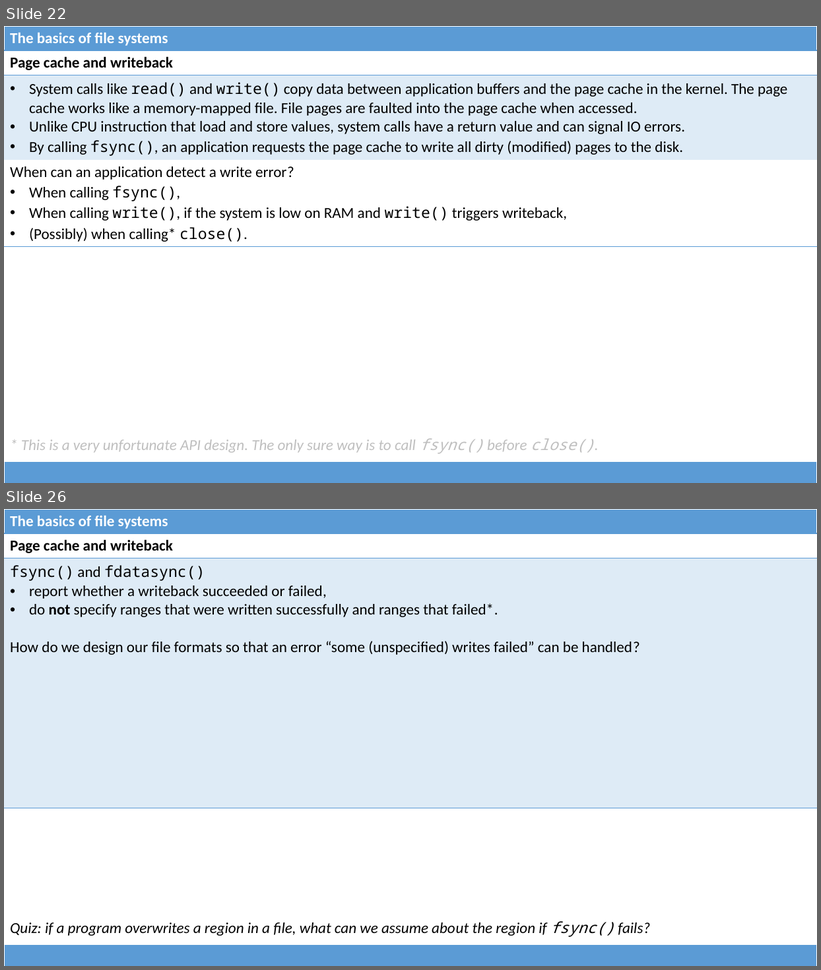
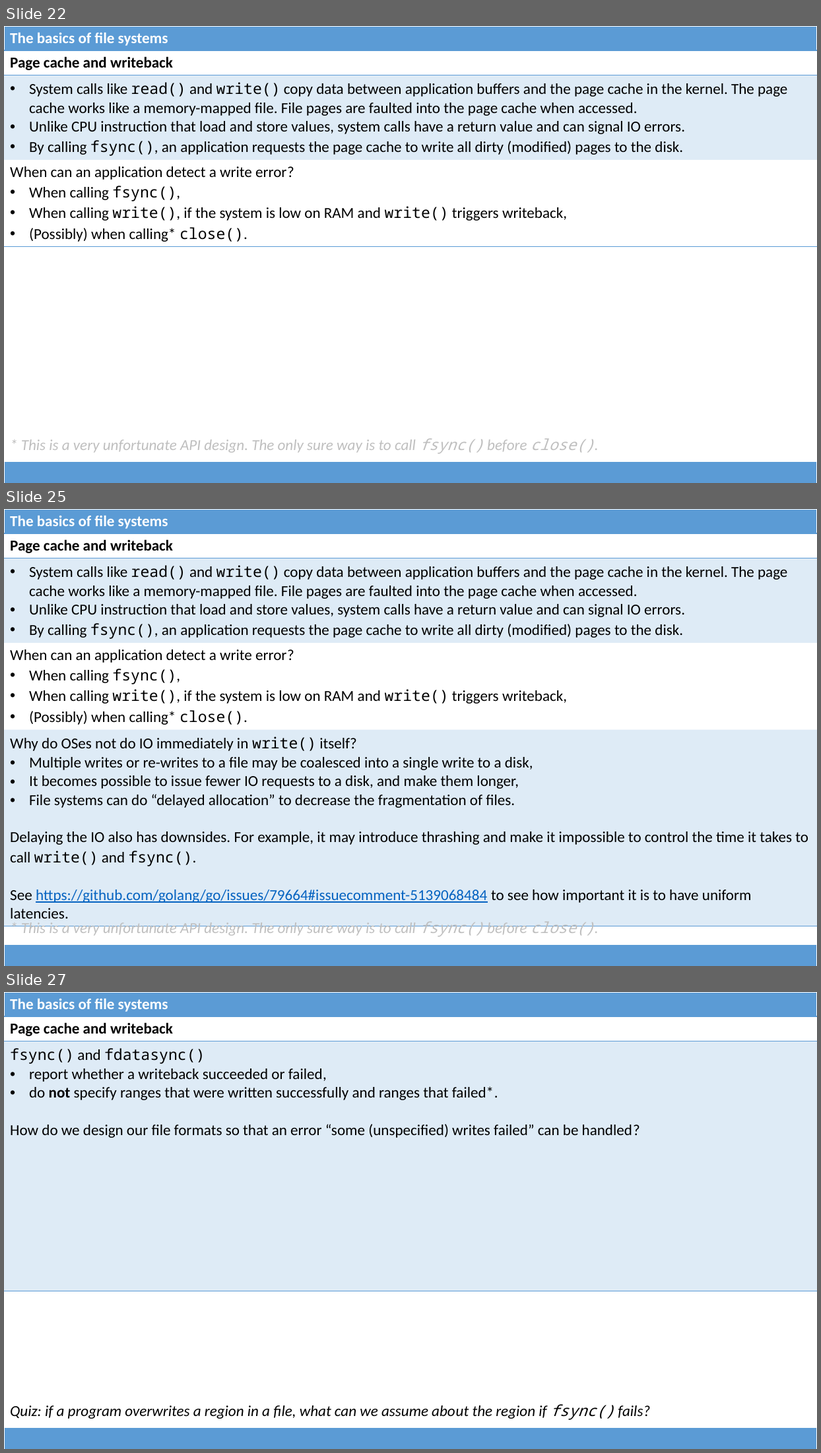
Before and after one commit to dominiquelefevre/filesystems-101-jb, a slide deck: talks/src/class02.pptx. Shown one above the other, each under a label of ours: slides 22 and 26 before the commit, slides 22, 25 and 27 after it; the slides between them are not shown. The pictures are 821x970 and 821x1453 pixels, drawn with LibreOffice and Linux fonts; fonts in the diff are those of the drawing. Boxes give left, top, right and bottom in pixels: in the first picture for what was removed or moved away, otherwise in the second. Text is boxed around its words. In the diff, an @@ line names an element or a change of style, - is before the commit and + after.

Commit message:
class02: registered buffers + misc improvements.

```diff
--- a/talks/src/class02.pptx
+++ b/talks/src/class02.pptx
@@ slide 25 added at [4,509,817,966], background #FFFFFF @@
@@ table added at [4,509,817,533], 1 rows, 1 columns @@
+The basics of file systems
@@ table added at [4,533,817,926], 4 rows, 1 columns @@
+Page cache and writeback
+System calls like read() and write() copy data between application buffers and the page cache in the kernel. The page cache works like a memory-mapped file. File pages are faulted into the page cache when accessed. / Unlike CPU instruction that load and store values, system calls have a return value and can signal IO errors. / By calling fsync(), an application requests the page cache to write all dirty (modified) pages to the disk.
+When can an application detect a write error? / When calling fsync(), / When calling write(), if the system is low on RAM and write() triggers writeback, / (Possibly) when calling* close().
+Why do OSes not do IO immediately in write() itself? / Multiple writes or re-writes to a file may be coalesced into a single write to a disk, / It becomes possible to issue fewer IO requests to a disk, and make them longer, / File systems can do “delayed allocation” to decrease the fragmentation of files. / Delaying the IO also has downsides. For example, it may introduce thrashing and make it impossible to control the time it takes to call write() and fsync(). / See https://github.com/golang/go/issues/79664#issuecomment-5139068484 to see how important it is to have uniform latencies.
@@ text added at [21,922,595,937], 18 pt, text #BFBFBF, italic @@
+* This is a very unfortunate API design. The only sure way is to call fsync() before close().
@@ table added at [4,945,817,966], 1 rows, 1 columns @@
+
@@ what was slide 26 is now slide 27 @@
```
Also in this commit, not shown: 9 slides changed, 6 other slides added, 1 other file.
